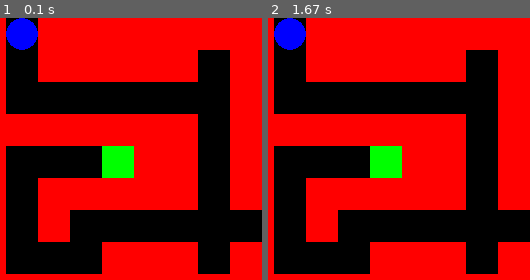
Above: before the commit, frames 1-2 (left to right).
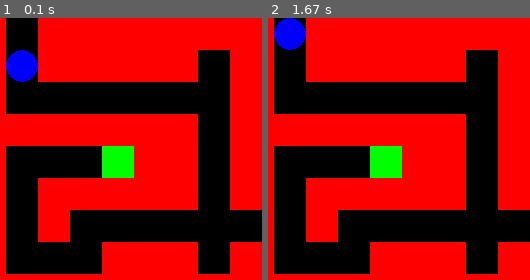
Above: after the commit, the same moments.

Repository: benreid24/PyGame-Learning
Game: pygame game, started from main.py
Two runs of this game, one before a commit and one after it. Both use one fixed random seed, a clock stepped at 60 frames per second and the inputs below.
Inputs:
- Up to frame 1 (0.1 s): no input
- Up to frame 2 (1.67 s): hold Up 0.83-1.3 s

The runs differ from the first frame. In frame 1, 2.3% of the frame differs, in the area x 2-15%, y 0-25%; in frame 2, nothing differs.

Commit message:
Change initial player position

Diff:
--- a/main.py
+++ b/main.py
@@ -27,7 +27,7 @@
 ]
 block = pygame.Rect(0, 0, 32, 32)
 
-player_pos = (2, 0)
+player_pos = (2, 1)
 player_color = (0, 0, 255)
 
 
